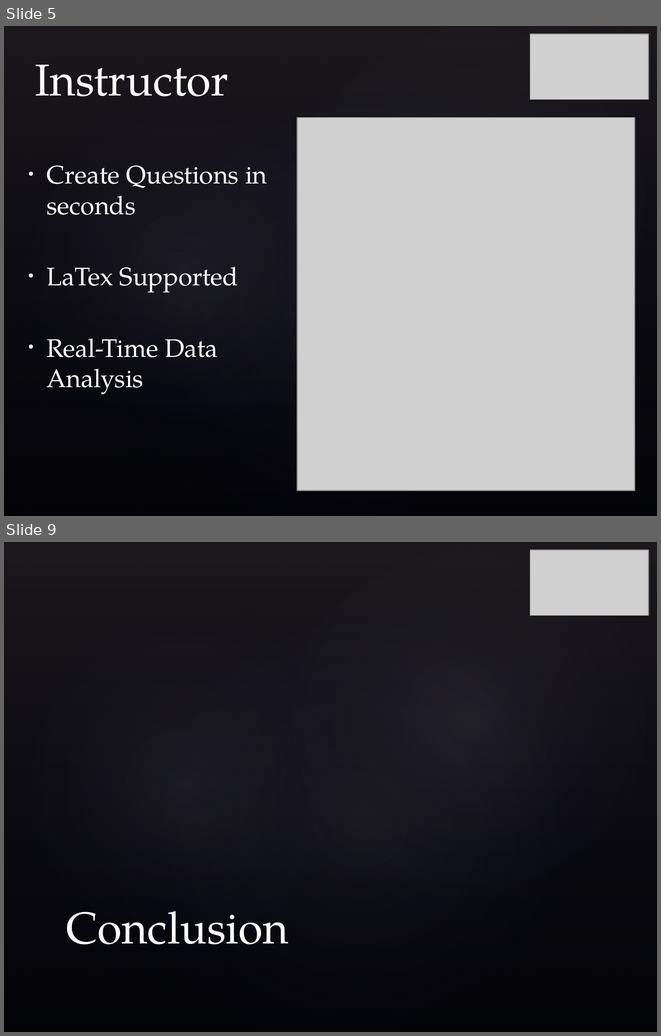
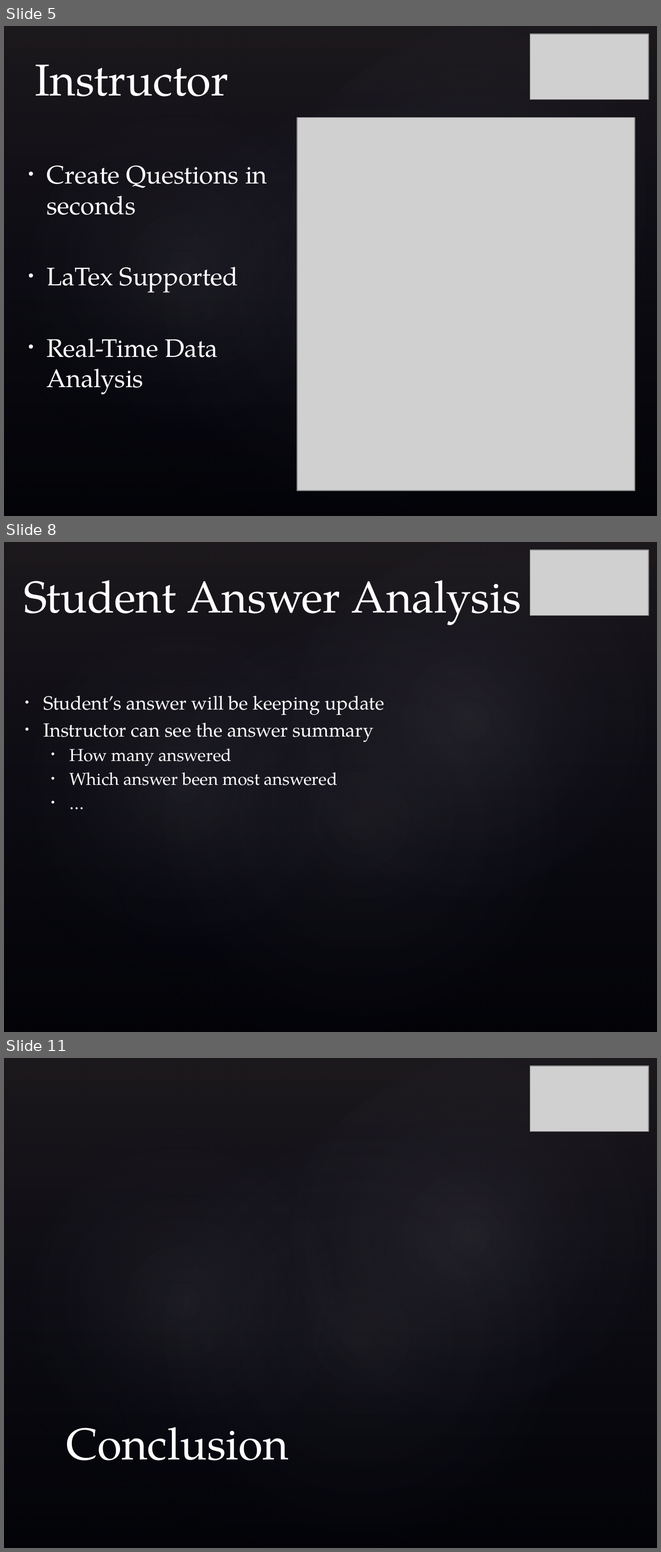
Before and after one commit to hadimuhammad/InPress, a slide deck: Documentation/Presentation.pptx. Shown one above the other, each under a label of ours: slides 5 and 9 before the commit, slides 5, 8 and 11 after it; the slides between them are not shown. The pictures are 661x1036 and 661x1552 pixels, drawn with LibreOffice and Linux fonts; fonts in the diff are those of the drawing; grey boxes stand for pictures; background and template pictures are left out. Boxes give left, top, right and bottom in pixels: in the first picture for what was removed or moved away, otherwise in the second. Text is boxed around its words. In the diff, an @@ line names an element or a change of style, - is before the commit and + after.

```diff
--- a/Documentation/Presentation.pptx
+++ b/Documentation/Presentation.pptx
@@ slide 8 added at bbox=[4, 542, 657, 1032], background picture (left out); not listed: 4 template elements that a slide beside it also shows @@
@@ picture added at bbox=[530, 550, 648, 615] @@
@@ title added at bbox=[24, 580, 521, 625], 49 pt, text #FFFFFF @@
+Student Answer Analysis
@@ text added at bbox=[43, 696, 385, 785], 21 pt, text #FFFFFF @@
+• Student’s answer will be keeping update
+• Instructor can see the answer summary
+  • How many answered
+  • Which answer been most answered
+  • …
@@ what was slide 9 is now slide 11 @@
```
Also in this commit, not shown: 2 slides changed, 2 other slides added, 1 slide removed.
